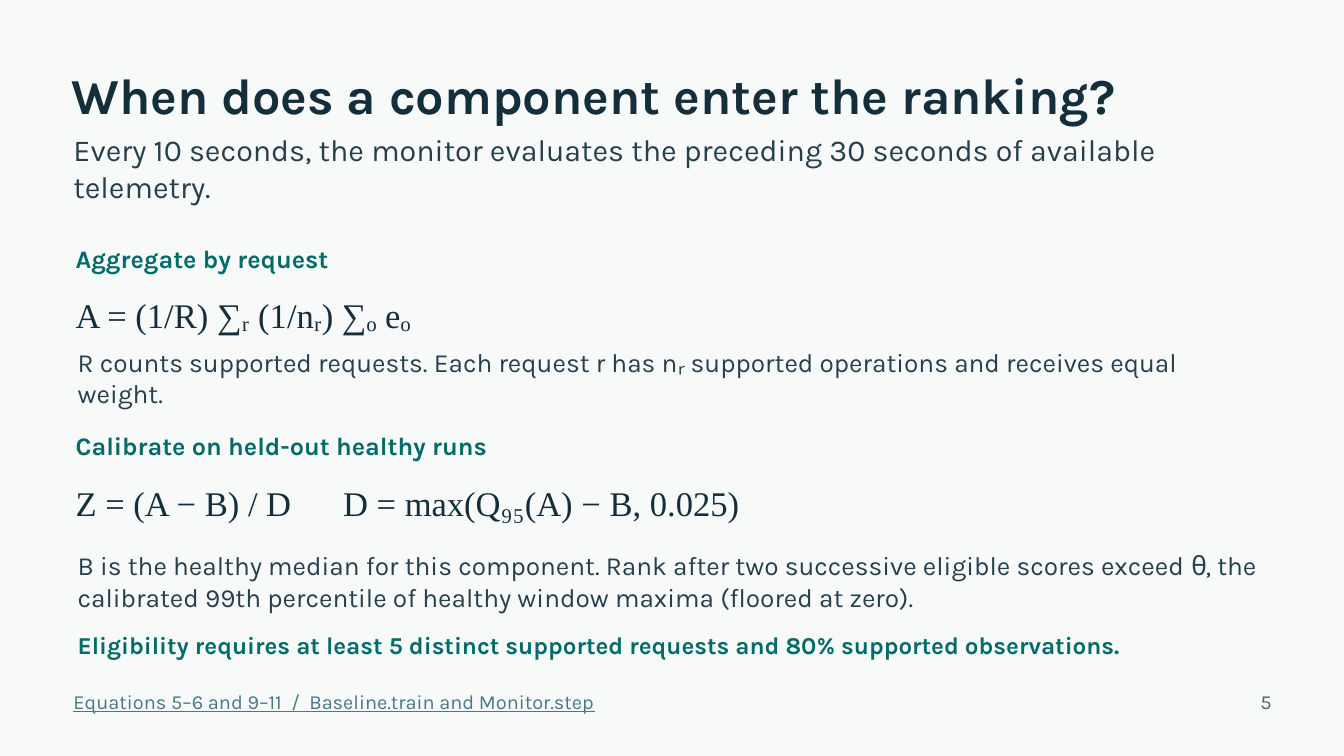
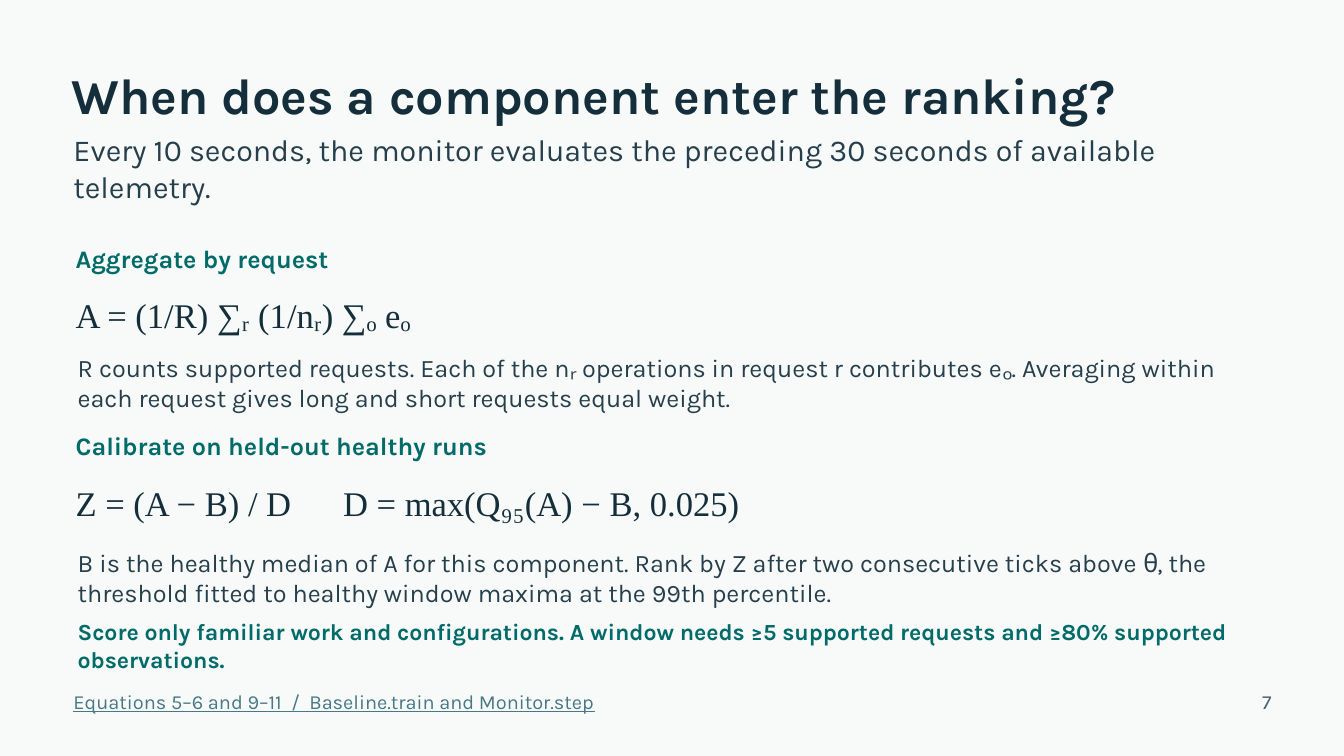
Before and after one commit to sid15022/DAT-CS5903, a slide deck: slide 7 of docs/Final_Project_Presentation.pptx (slide 5 before the commit). Drawn at 1344x756 pixels with LibreOffice and Linux fonts; fonts in the diff are those of the drawing. Boxes give left, top, right and bottom in pixels: in the first picture for what was removed or moved away, otherwise in the second. Text is boxed around its words. In the diff, an @@ line names an element or a change of style, - is before the commit and + after.

```diff
--- a/docs/Final_Project_Presentation.pptx
+++ b/docs/Final_Project_Presentation.pptx
@@ text at [78,359,1215,413]: text changed; size 18.8 to 18 pt @@
-R counts supported requests. Each request r has nᵣ supported operations and receives equal weight.
+R counts supported requests. Each of the nᵣ operations in request r contributes eₒ. Averaging within each request gives long and short requests equal weight.
@@ text at [78,552,1207,608]: text changed; size 18.8 to 18 pt @@
-B is the healthy median for this component. Rank after two successive eligible scores exceed θ, the calibrated 99th percentile of healthy window maxima (floored at zero).
+B is the healthy median of A for this component. Rank by Z after two consecutive ticks above θ, the threshold fitted to healthy window maxima at the 99th percentile.
@@ text at [78,623,1226,669]: text changed; size 17.2 to 16.5 pt @@
-Eligibility requires at least 5 distinct supported requests and 80% supported observations.
+Score only familiar work and configurations. A window needs ≥5 supported requests and ≥80% supported observations.
@@ text at [1262,696,1271,709]: text changed @@
-5
+7
```
Also in this commit, not shown: 11 other slides changed, 3 slides added.
